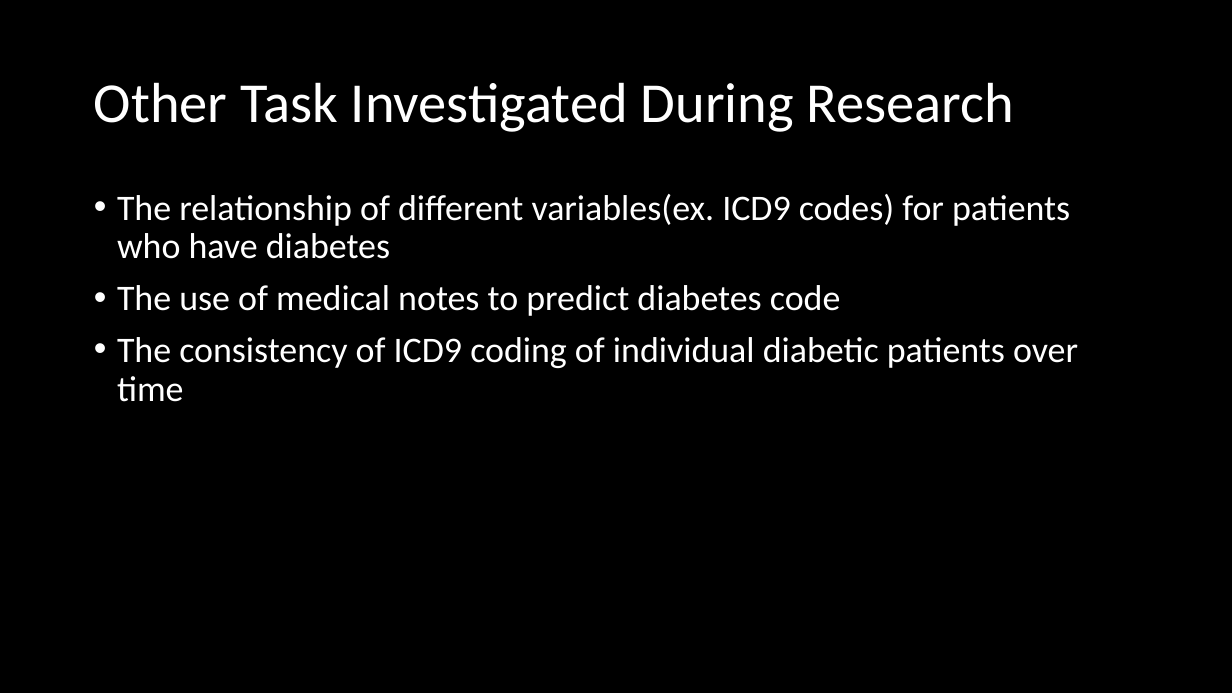
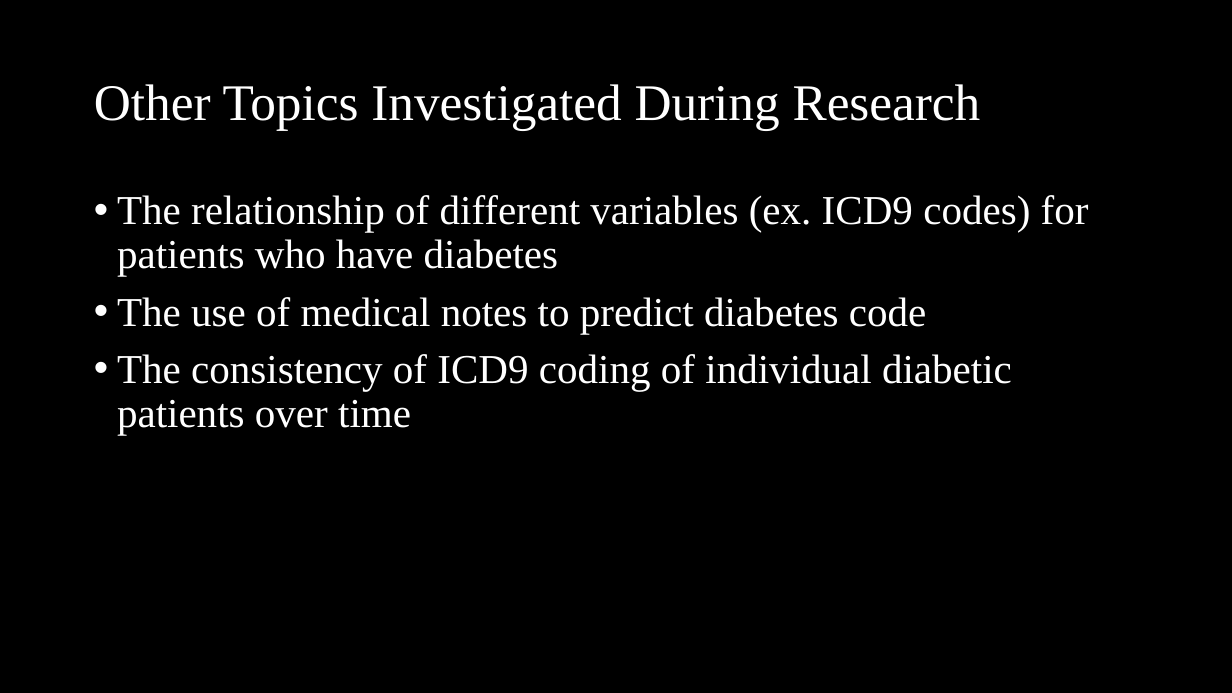
Before and after one commit to imw2/Diabetes-Diagnosis-Prediction, a slide deck: slide 12 of Presentation/FinalPresentationWittler.pptx. Drawn at 1232x693 pixels with LibreOffice and Linux fonts; fonts in the diff are those of the drawing. Boxes give left, top, right and bottom in pixels: in the first picture for what was removed or moved away, otherwise in the second. Text is boxed around its words. In the diff, an @@ line names an element or a change of style, - is before the commit and + after.

```diff
--- a/Presentation/FinalPresentationWittler.pptx
+++ b/Presentation/FinalPresentationWittler.pptx
@@ title at [94, 84, 981, 131]: text changed; size 44 to 40 pt; font Calibri to Times New Roman @@
-Other Task Investigated During Research
+Other Topics Investigated During Research
@@ text at [117, 195, 1089, 276]: text changed; size 28 to 32 pt; font Calibri to Times New Roman @@
-• The relationship of different variables(ex. ICD9 codes) for patients who have diabetes
+• The relationship of different variables (ex. ICD9 codes) for patients who have diabetes
@@ text at [117, 297, 1012, 435]: size 28 to 32 pt, font Calibri to Times New Roman in "The use of medical notes to predict ...", "The consistency of ICD9 coding of individual ..." @@
```
Also in this commit, not shown: 10 other slides changed, 1 slide added, 1 slide removed.
